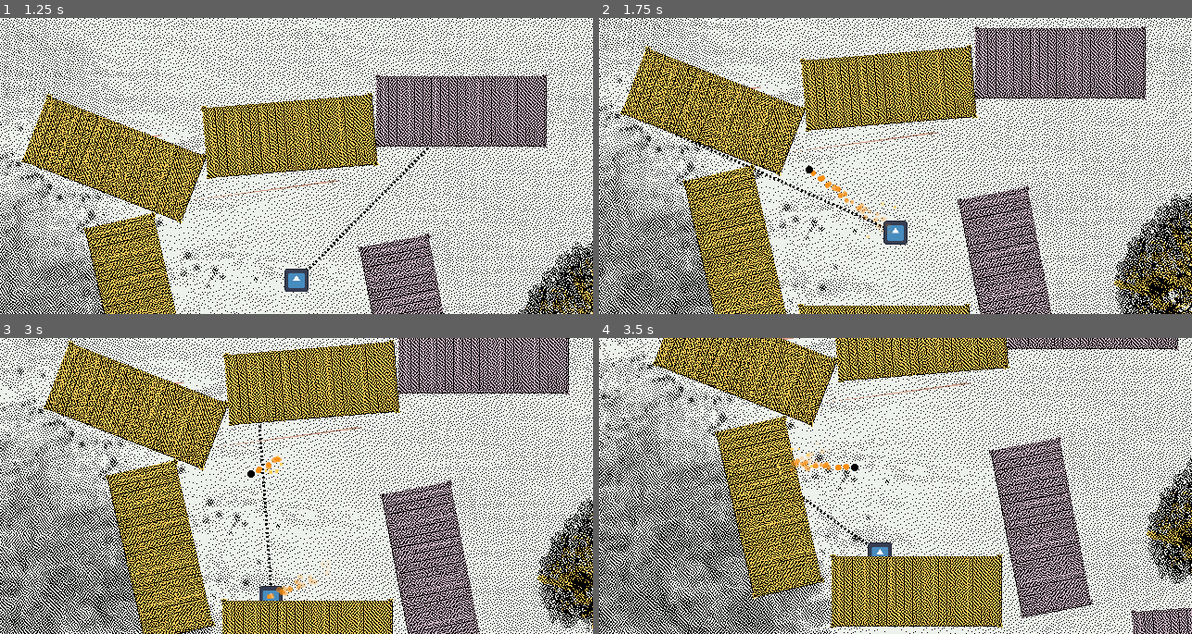
Above: before the commit, frames 1-4 (two rows, left to right).
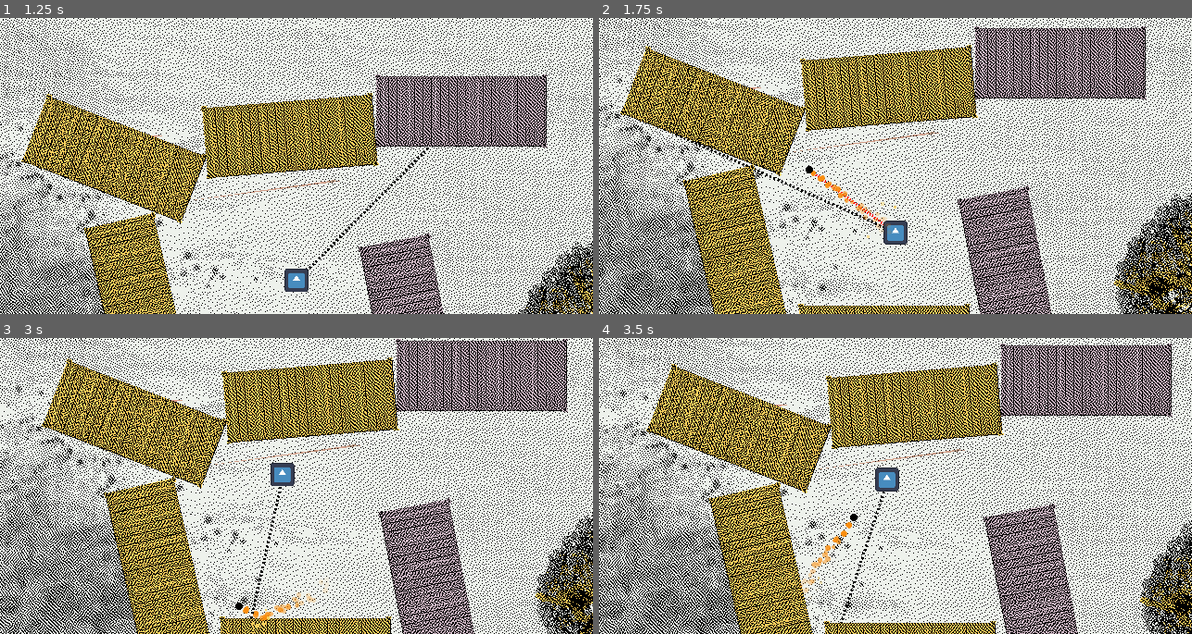
Above: after the commit, the same moments.

Repository: HalfdanBrage/nordicGame
Game: Godot game, scene res://Levels/test-level-1.tscn
Same seed, same stepped clock (60 frames per second), same inputs: the game is played once before the commit and once after it. This scene is started directly instead of the project's main scene. The engine's default icon, where the game draws it, is replaced by a stand-in: a white triangle on a blue panel in a dark square.
Inputs (mouse positions are in pixels of both pictures, inside the frame that each line leads up to):
- Up to frame 1 (1.25 s): move the mouse to (426, 151) at 0.52 s; tap X (swap) at 0.6 s
- Up to frame 2 (1.75 s): move the mouse to (776, 180) at 1.27 s; tap Space (shoot) at 1.35 s; tap X (swap) at 1.55 s
- Up to frame 3 (3 s): move the mouse to (355, 420) at 2.02 s; tap X (swap) at 2.1, 2.85 s; move the mouse to (266, 545) at 2.77 s
- Up to frame 4 (3.5 s): no input

Frame 1 is identical in both runs. In frame 2, less than 0.1% of the frame differs, in the area x 36-48%, y 52-70%; in frame 3, 43%; in frame 4, 61%, in the area x 0-100%, y 0-100%.

Commit message:
added dashed line between active bullet and player

Diff:
--- a/Entities/Player/player.gd
+++ b/Entities/Player/player.gd
@@ -16,6 +16,7 @@
 
 func _physics_process(delta):
 	set_ray_cast()
+	set_active_bullet_line()
 
 func _input(event):
 	if Input.is_action_just_pressed("swap"):
@@ -48,7 +49,7 @@
 		bulletPos = bullet.global_position
 		swap_positions(self, bullet)
 		bullet.set_just_swapped()
-		#disable_bullet()
+		disable_bullet()
 
 func swap_positions(node_1: Node2D, node_2: Node2D):
 	print("start")
@@ -93,5 +94,14 @@
 	#print("Player:", position, " player global: ", global_position)
 	#print("line start:" , line.get_point_position(0), " line end: ", line.get_point_position(1))
 
+func set_active_bullet_line():
+	var line = get_node("ActiveBulletLine")
+	if bullet != null:
+		line.show()
+		line.set_point_position(1, bullet.position - global_position)
+		print("Bullet pos : ", bullet.position)
+	else:
+		line.hide()
+
 func _on_shoot_cooldown_timeout():
 	can_swap = true
--- a/Entities/Player/player.tscn
+++ b/Entities/Player/player.tscn
@@ -1,7 +1,8 @@
-[gd_scene load_steps=6 format=3 uid="uid://mgb64uhgo0cu"]
+[gd_scene load_steps=7 format=3 uid="uid://mgb64uhgo0cu"]
 
 [ext_resource type="Texture2D" uid="uid://bnfcc2ttwo4yc" path="res://icon.svg" id="1_6n4pr"]
 [ext_resource type="Script" path="res://Entities/Player/player.gd" id="1_iue56"]
+[ext_resource type="Texture2D" uid="uid://dlol5p1l0bgbv" path="res://Assets/Texture/dashed_active_texture2.png" id="2_ggsop"]
 [ext_resource type="Texture2D" uid="uid://ds864k1kbls3h" path="res://Assets/Texture/dashed_texture.png" id="2_j3pj5"]
 
 [sub_resource type="SpriteFrames" id="SpriteFrames_pe4d0"]
@@ -20,6 +21,14 @@
 [node name="Player" type="CharacterBody2D"]
 collision_layer = 4
 script = ExtResource("1_iue56")
+
+[node name="ActiveBulletLine" type="Line2D" parent="."]
+visible = false
+texture_repeat = 2
+points = PackedVector2Array(0, 0, 92, -13)
+width = 3.0
+texture = ExtResource("2_ggsop")
+texture_mode = 1
 
 [node name="AimLine" type="Line2D" parent="."]
 texture_repeat = 2
Binary file added: Assets/Texture/dashed_active_texture.png
Binary file added: Assets/Texture/dashed_active_texture2.png
